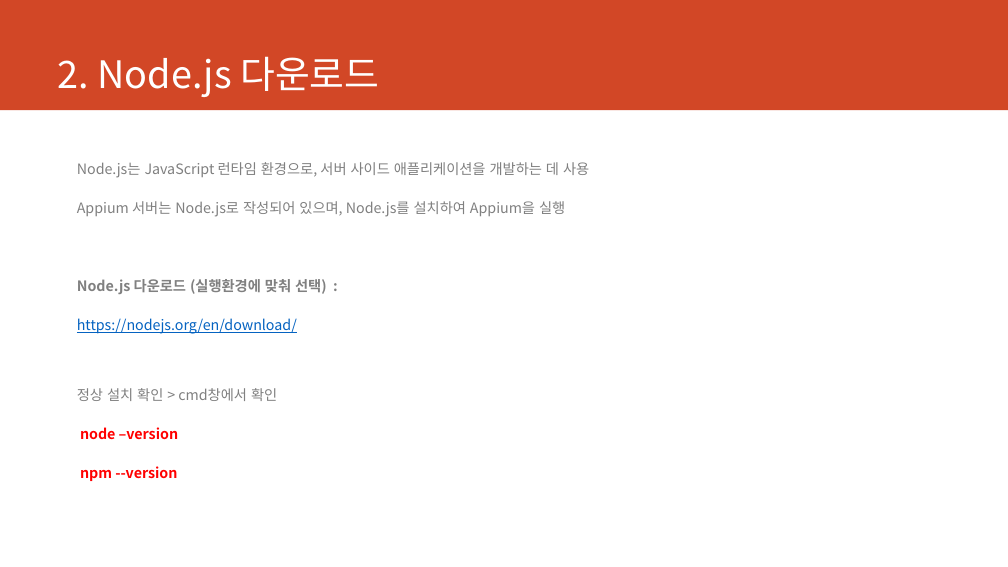
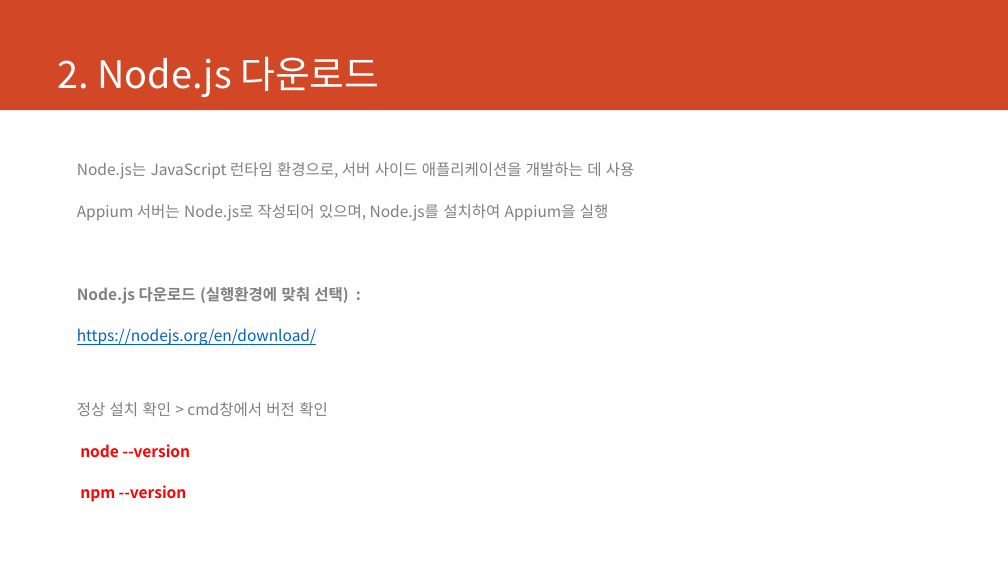
Before and after one commit to jykim240106/katalon, a slide deck: slide 3 of Katalon 설치 가이드.pptx. Drawn at 1008x567 pixels with LibreOffice and Linux fonts; fonts in the diff are those of the drawing. Boxes give left, top, right and bottom in pixels: in the first picture for what was removed or moved away, otherwise in the second. Text is boxed around its words. In the diff, an @@ line names an element or a change of style, - is before the commit and + after.

```diff
--- a/Katalon 설치 가이드.pptx
+++ b/Katalon 설치 가이드.pptx
@@ text at box(77, 162, 635, 502): size 13.6 to 14.8 pt in "Node.js는 JavaScript 런타임 환경으로, 서버 사이드 애플리케이션을 ...", "Appium 서버는 Node.js로 작성되어 있으며, Node.js를 설치하여 ...", "Node.js 다운로드 (실행환경에 맞춰 선택) :", "https://nodejs.org/en/download/" and 1 more places @@
@@ text at box(77, 402, 328, 458): text changed; size 13.6 to 14.8 pt @@
-정상 설치 확인 > cmd창에서 확인
-node –version
+정상 설치 확인 > cmd창에서 버전 확인
+node --version
```
Also in this commit, not shown: 5 other slides changed, 3 slides added.
